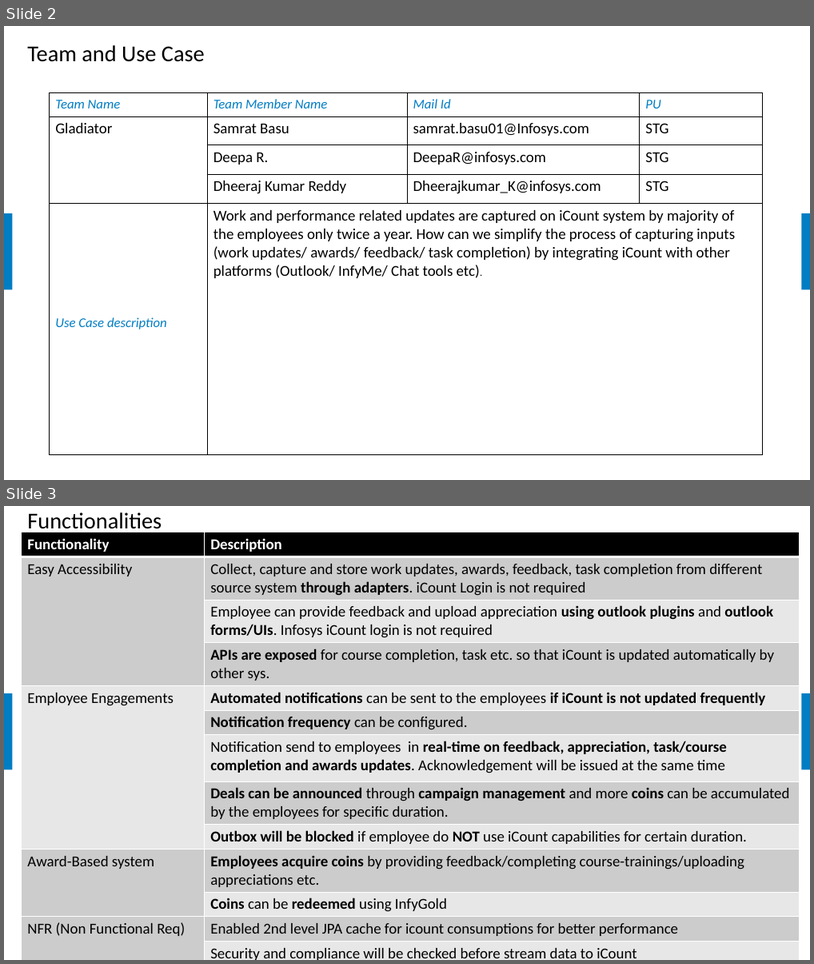
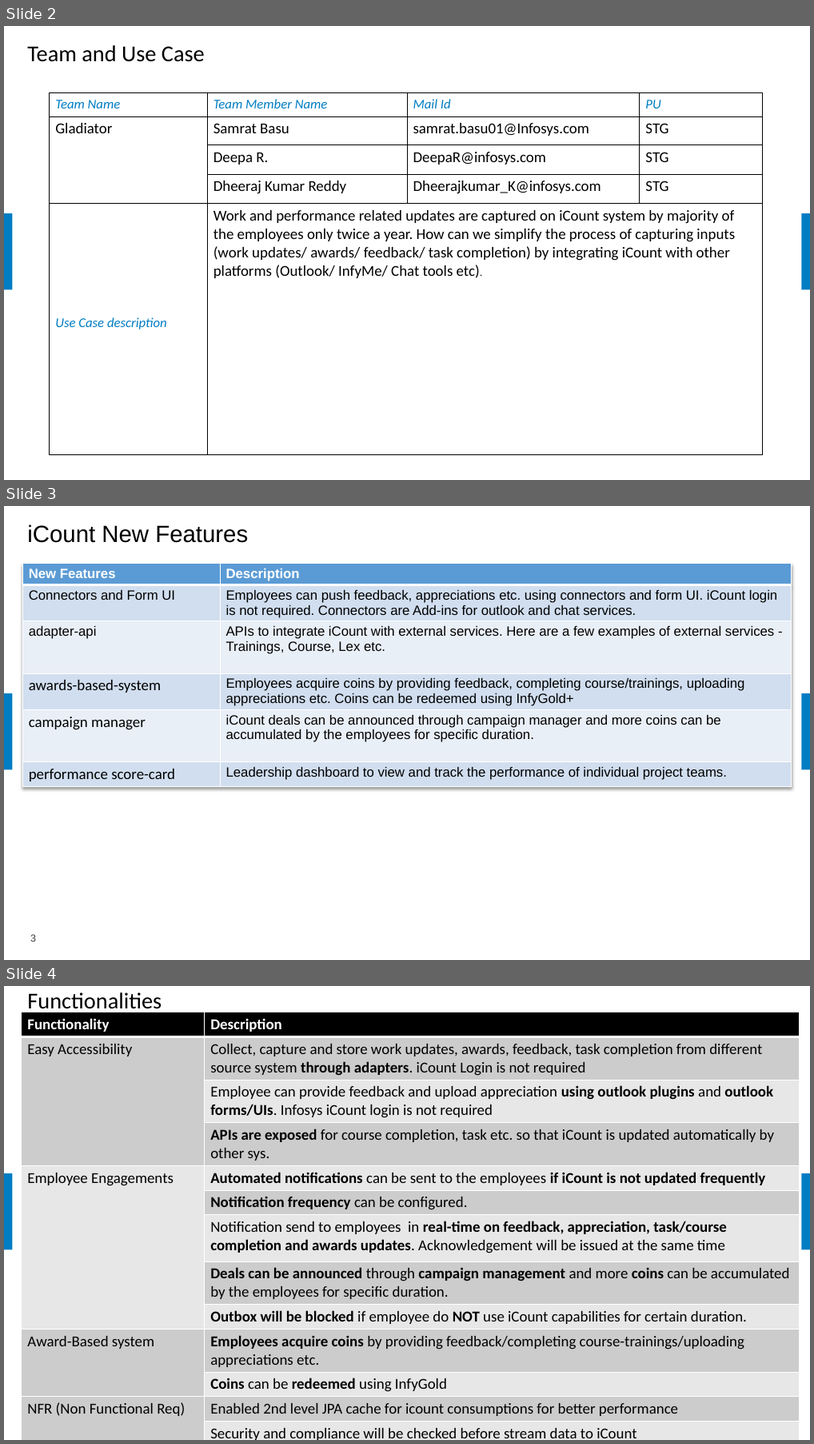
Before and after one commit to samratbasu2019/iSoreDesignArtifacts, a slide deck: iSolve-iCount-Hackathon_Solution.pptx. Shown one above the other, each under a label of ours: slides 2 and 3 before the commit, slides 2, 3 and 4 after it. The pictures are 814x964 and 814x1444 pixels, drawn with LibreOffice and Linux fonts; fonts in the diff are those of the drawing; background and template pictures are left out. Boxes give left, top, right and bottom in pixels: in the first picture for what was removed or moved away, otherwise in the second. Text is boxed around its words. In the diff, an @@ line names an element or a change of style, - is before the commit and + after.

Commit message:
updated features

```diff
--- a/iSolve-iCount-Hackathon_Solution.pptx
+++ b/iSolve-iCount-Hackathon_Solution.pptx
@@ slide 3 added at (x1=4, y1=506, x2=810, y2=960), background #FFFFFF; not listed: 2 template elements that a slide beside it also shows @@
@@ title added at (x1=27, y1=524, x2=248, y2=543), 28 pt, text #000000 @@
+iCount New Features
@@ table added at (x1=22, y1=563, x2=792, y2=790), 6 rows, 2 columns @@
+New Features | Description
+Connectors and Form UI | Employees can push feedback, appreciations etc. using connectors and form UI. iCount login is not required. Connectors are Add-ins for outlook and chat services.
+adapter-api | APIs to integrate iCount with external services. Here are a few examples of external services - Trainings, Course, Lex etc.
+awards-based-system | Employees acquire coins by providing feedback, completing course/trainings, uploading appreciations etc. Coins can be redeemed using InfyGold+
+campaign manager | iCount deals can be announced through campaign manager and more coins can be accumulated by the employees for specific duration.
+performance score-card | Leadership dashboard to view and track the performance of individual project teams.
@@ page number added at (x1=30, y1=934, x2=36, y2=941), 12 pt, text #404040 @@
+3
@@ what was slide 3 is now slide 4 @@
```
Also in this commit, not shown: 1 slide changed.
